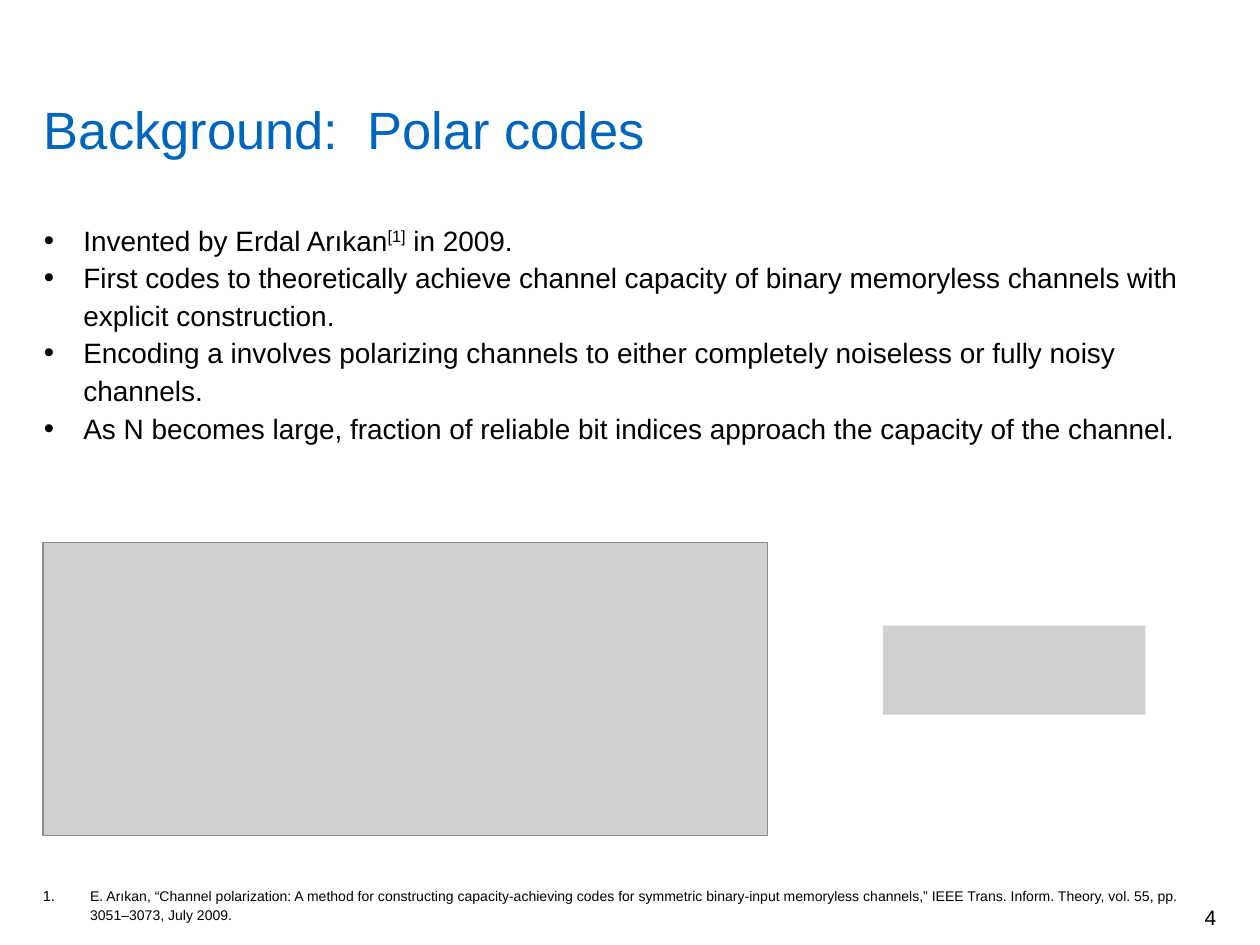
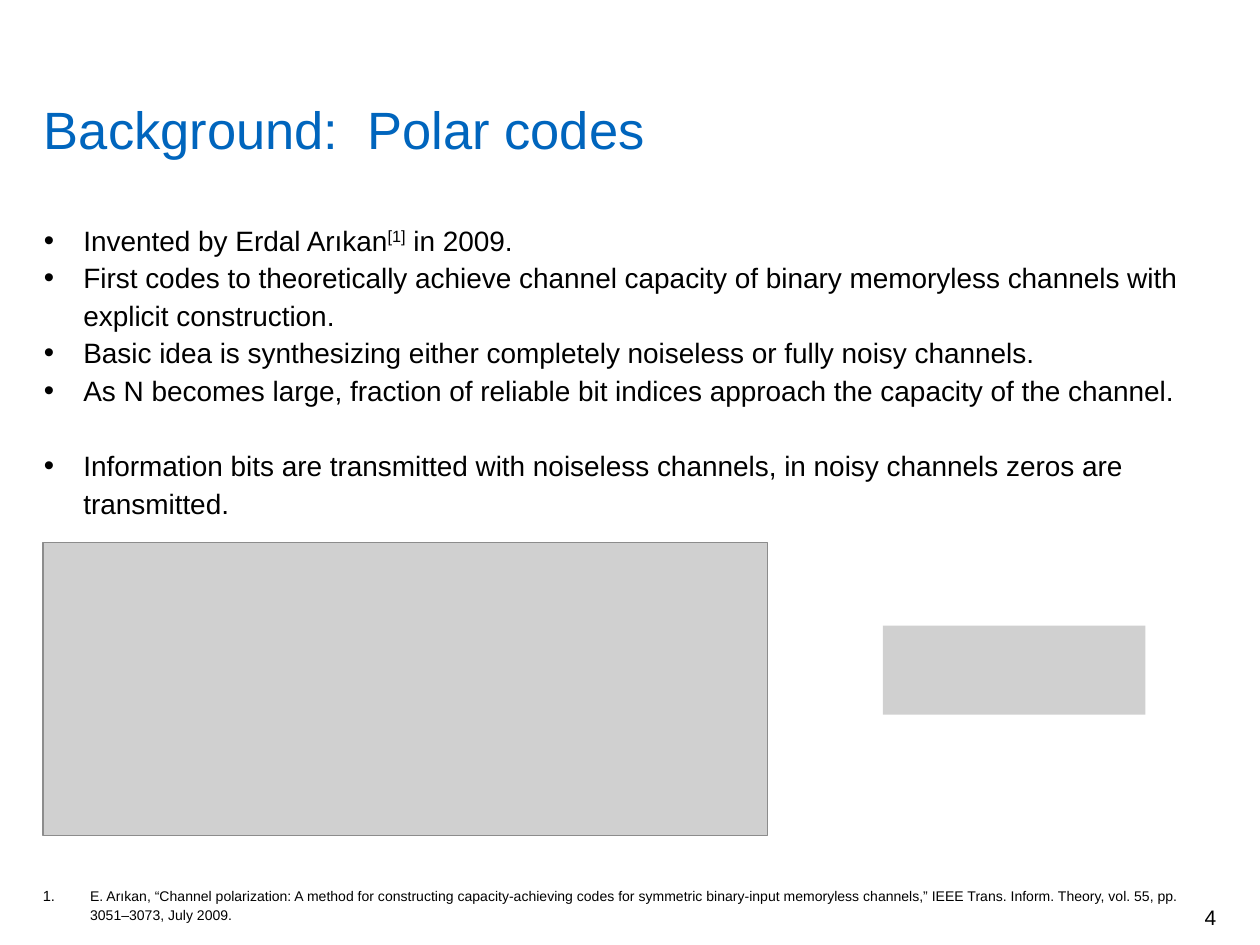
Before and after one commit to yadhu1961/thesis_5GPolorCodes, a slide deck: slide 4 of final_presentation/finalPpt.pptx. Drawn at 1260x945 pixels with LibreOffice and Linux fonts; fonts in the diff are those of the drawing; grey boxes stand for pictures; background and template pictures are left out. Boxes give left, top, right and bottom in pixels: in the first picture for what was removed or moved away, otherwise in the second. Text is boxed around its words. In the diff, an @@ line names an element or a change of style, - is before the commit and + after.

```diff
--- a/final_presentation/finalPpt.pptx
+++ b/final_presentation/finalPpt.pptx
@@ text at (83, 342, 1035, 368): text changed @@
-• Encoding a involves polarizing channels to either completely noiseless or fully noisy channels.
+• Basic idea is synthesizing either completely noiseless or fully noisy channels.
@@ text at (83, 455, 1122, 515): paragraph added @@
+• Information bits are transmitted with noiseless channels, in noisy channels zeros are transmitted.
```
Also in this commit, not shown: 17 other slides changed, 1 slide added, 3 other files.
